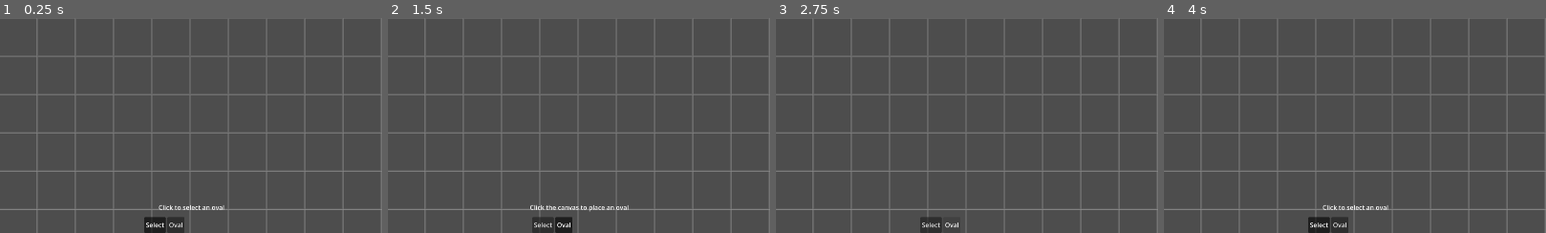
Above: before the commit, frames 1-4 (left to right).
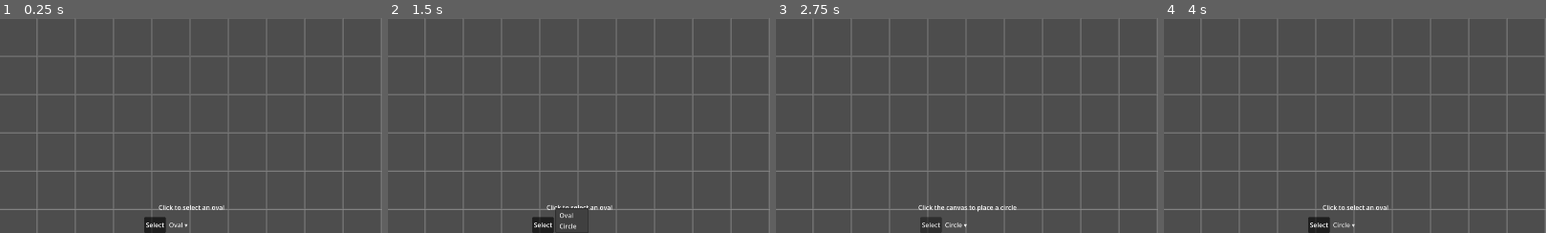
Above: after the commit, the same moments.

Repository: lanternRaft/the-organizer-godot
Game: Godot game, scene res://scenes/main/Main.tscn
Same seed, same stepped clock (60 frames per second), same inputs: the game is played once before the commit and once after it.
Inputs (mouse positions are % of the whole screen's width and height, from its top left):
- Up to frame 1 (0.25 s): no input
- Up to frame 2 (1.5 s): click "☰" at 0.5 s; click (48, 98) at 1.25 s, where only the run before the commit has a clickable "Oval"
- Up to frame 3 (2.75 s): click (48, 98) at 2 s, where only the run after the commit has a clickable "Oval ▾"
- Up to frame 4 (4 s): click (49, 98) at 2.75 s, where only the run after the commit has a clickable "Circle ▾"; click "Select" at 3.5 s
The pictures show only the part of the screen within x 25-75%, y 50-100%; the shares and areas given below are measured in that part.

The runs differ from the first frame. In frame 1, 0.3% of the frame differs, in the area x 43-49%, y 92-100%; in frame 2, 0.8%, in the area x 37-63%, y 87-100%; in frame 3, 0.4%; in frame 4, 0.3%.

Commit message:
Circle added

Diff:
--- a/scenes/main/Main.gd
+++ b/scenes/main/Main.gd
@@ -5,8 +5,11 @@
 ## Preload LabelShape scene for instantiation.
 const LABEL_SHAPE_SCENE: PackedScene = preload("res://scenes/tools/label_shape/label_shape.tscn")
 
-## Whether oval-placement mode is currently active.
-var oval_mode_active: bool = false
+## Whether shape-placement mode is currently active.
+var shape_tool_active: bool = false
+
+## Current shape sub-mode: "oval" or "circle".
+var shape_sub_mode: String = "oval"
 
 ## Whether select mode is currently active.
 var select_mode_active: bool = false
@@ -29,7 +32,6 @@
 @onready var element_layer: Node2D = %ElementLayer
 @onready var info_bar: Label = %InfoBar
 @onready var canvas: Node2D = %Canvas
-@onready var oval_button: Button = $UI/Toolbar/HBox/OvalButton
 @onready var select_button: Button = $UI/Toolbar/HBox/SelectButton
 @onready var click_handler: Node = $ClickHandler
 @onready var confirm_dialog: AcceptDialog = $UI/ConfirmDialog
@@ -67,8 +69,8 @@
 	## Handle Escape to deactivate Oval mode or clear selection.
 	## Keyboard-only — all pointer input is handled by ClickHandler.
 	if event.is_action_pressed("ui_cancel"):
-		if oval_mode_active:
-			deactivate_oval_mode()
+		if shape_tool_active:
+			deactivate_shape_mode()
 			get_viewport().set_input_as_handled()
 			return
 		if select_mode_active and not selected_set.is_empty():
@@ -119,52 +121,52 @@
 	clear_all_elements()
 
 
-## Creates a new oval at the given world position and parents it to ElementLayer.
-## After placement, auto-switches to Select mode and selects the new oval.
-func place_oval(pos: Vector2) -> void:
+## Creates a new shape at the given world position and parents it to ElementLayer.
+## The shape's sub-mode (oval or circle) is determined by the current shape_sub_mode.
+## After placement, auto-switches to Select mode and selects the new shape.
+func place_shape(world_pos: Vector2) -> void:
 	var shape: LabelShape = LABEL_SHAPE_SCENE.instantiate() as LabelShape
-	shape.position = pos
+	shape.position = world_pos
+	shape.shape_mode = shape_sub_mode
 	element_layer.add_child(shape)
 	last_placed = shape
 
 	# Connect the click signal for selection.
 	shape.clicked.connect(_on_shape_clicked)
 	# Auto-switch to Select mode and select the new shape.
-	deactivate_oval_mode()
+	deactivate_shape_mode()
 	activate_select_mode()
 	select_shape(shape, false)
 	set_primary_selection(shape)
 
 
-## Activates oval-placement mode. Deactivates Select mode if active.
-func activate_oval_mode() -> void:
+## Activates shape-placement mode with the given sub-mode. Deactivates Select mode if active.
+func activate_shape_mode(sub_mode: String) -> void:
 	if select_mode_active:
 		deactivate_select_mode()
 
-	oval_mode_active = true
+	shape_tool_active = true
+	shape_sub_mode = sub_mode
 	Input.set_default_cursor_shape(Input.CURSOR_CROSS)
-	oval_button.button_pressed = true
 	select_button.button_pressed = false
 	update_info_bar()
 
 
-## Deactivates oval-placement mode and returns to neutral state.
-func deactivate_oval_mode() -> void:
-	oval_mode_active = false
+## Deactivates shape-placement mode and returns to neutral state.
+func deactivate_shape_mode() -> void:
+	shape_tool_active = false
 	Input.set_default_cursor_shape(Input.CURSOR_ARROW)
-	oval_button.button_pressed = false
-	update_info_bar()
-
-
-## Activates Select mode. Deactivates Oval mode if active.
+	update_info_bar()
+
+
+## Activates Select mode. Deactivates Shape mode if active.
 func activate_select_mode() -> void:
-	if oval_mode_active:
-		deactivate_oval_mode()
+	if shape_tool_active:
+		deactivate_shape_mode()
 
 	select_mode_active = true
 	Input.set_default_cursor_shape(Input.CURSOR_ARROW)
 	select_button.button_pressed = true
-	oval_button.button_pressed = false
 	update_info_bar()
 
 
@@ -177,12 +179,9 @@
 	update_info_bar()
 
 
-## Toggles Oval mode on/off. Connected to Toolbar's signal.
-func _on_oval_mode_toggled(active: bool) -> void:
-	if active:
-		activate_oval_mode()
-	else:
-		deactivate_oval_mode()
+## Toggles Shape mode on/off with the given sub-mode. Connected to Toolbar's signal.
+func _on_shape_sub_mode_changed(sub_mode: String) -> void:
+	activate_shape_mode(sub_mode)
 
 
 ## Toggles Select mode on/off. Connected to Toolbar's signal.
@@ -196,8 +195,8 @@
 ## Called by ClickHandler when a pointer-down lands on empty canvas.
 ## Routes to the appropriate mode action (placement, selection clear).
 func _on_empty_canvas_clicked(world_pos: Vector2) -> void:
-	if oval_mode_active:
-		place_oval(world_pos)
+	if shape_tool_active:
+		place_shape(world_pos)
 	elif select_mode_active and not Input.is_key_pressed(KEY_SHIFT):
 		clear_selection()
 
@@ -272,8 +271,9 @@
 		var pct: int = roundi(current_zoom * 100.0)
 		zoom_suffix = "   |   Zoom: %d%%" % pct
 
-	if oval_mode_active:
-		info_bar.text = "Click the canvas to place an oval" + zoom_suffix
+	if shape_tool_active:
+		var hint: String = "oval" if shape_sub_mode == "oval" else "circle"
+		info_bar.text = "Click the canvas to place a %s" % hint + zoom_suffix
 	elif select_mode_active and not selected_set.is_empty():
 		info_bar.text = "Drag handles to resize" + zoom_suffix
 	elif select_mode_active:
--- a/scenes/main/Main.tscn
+++ b/scenes/main/Main.tscn
@@ -80,5 +80,5 @@
 
 [connection signal="clear_requested" from="UI/HamburgerMenu" to="." method="_on_hamburger_clear_requested"]
 [connection signal="confirmed" from="UI/ConfirmDialog" to="." method="_on_confirm_dialog_confirmed"]
-[connection signal="oval_mode_toggled" from="UI/Toolbar" to="." method="_on_oval_mode_toggled"]
+[connection signal="shape_sub_mode_changed" from="UI/Toolbar" to="." method="_on_shape_sub_mode_changed"]
 [connection signal="select_mode_toggled" from="UI/Toolbar" to="." method="_on_select_mode_toggled"]
--- a/scenes/tools/label_shape/label_shape.gd
+++ b/scenes/tools/label_shape/label_shape.gd
@@ -7,6 +7,20 @@
 ## Emitted when the oval is clicked in Select mode.
 ## Emitted from handle_click before drag-begin is evaluated.
 signal clicked(input_event: InputEvent, shape: Node)
+
+## Shape sub-mode: "oval" or "circle". When set to "circle", rx and ry are
+## constrained to equal dimensions. Mode conversion snaps dimensions:
+## oval → circle uses max(rx, ry); circle → oval keeps rx and resets ry=50.
+@export var shape_mode: String = "oval":
+	set(value):
+		shape_mode = value
+		if value == "circle":
+			var new_r: float = max(rx, ry)
+			rx = new_r
+			ry = new_r
+		elif value == "oval":
+			ry = 50.0
+
 
 @export var rx: float = 80.0:
 	set(value):
@@ -166,16 +180,24 @@
 				new_rx = snapped(-local_pos.x, 10.0)
 				new_ry = snapped(-local_pos.y, 10.0)
 
+		# In circle mode, constrain both dimensions to the dominant axis.
+		if shape_mode == "circle":
+			var dominant: float = max(new_rx, new_ry)
+			new_rx = dominant
+			new_ry = dominant
+
 		rx = clamp(new_rx, 20.0, 500.0)
 		ry = clamp(new_ry, 20.0, 500.0)
 
 	elif _drag_mode == "body":
 		var delta: Vector2 = world_pos - _drag_start_world
-		position = (_drag_start_position + delta).snapped(Vector2(10.0, 10.0))
+		position = _drag_start_position + delta
 
 
 ## Called by ClickHandler on pointer up while drag is active.
 func handle_drag_end(_event: Dictionary) -> void:
+	if _drag_mode == "body":
+		position = position.snapped(Vector2(20.0, 20.0))
 	_drag_mode = ""
 	_dragging_handle = ""
 	queue_redraw()
--- a/scenes/tools/toolbar.gd
+++ b/scenes/tools/toolbar.gd
@@ -3,16 +3,49 @@
 ## Bottom-center toolbar with tool buttons.
 ## Emits signals to Main.gd when tool modes change.
 
-signal oval_mode_toggled(active: bool)
+signal shape_sub_mode_changed(sub_mode: String)
 signal select_mode_toggled(active: bool)
 
-@onready var oval_button: Button = %OvalButton
+@onready var shape_menu_button: MenuButton = %ShapeMenuButton
 @onready var select_button: Button = %SelectButton
 
+## Shape sub-mode tracking and labels.
+const SHAPE_SUB_MODES: Array[String] = ["oval", "circle"]
+const SHAPE_LABELS: Dictionary = {
+	"oval": "Oval",
+	"circle": "Circle"
+}
 
-## Forward the button toggle state to Main via signal.
-func _on_oval_button_toggled(toggled_on: bool) -> void:
-	oval_mode_toggled.emit(toggled_on)
+## Currently selected shape sub-mode ("oval" or "circle").
+var current_shape_sub_mode: String = "oval"
+
+
+func _ready() -> void:
+	_setup_shape_menu()
+	_update_shape_button_label()
+
+
+## Configures the MenuButton's popup with Oval and Circle items.
+func _setup_shape_menu() -> void:
+	var popup: PopupMenu = shape_menu_button.get_popup()
+	popup.clear()
+	popup.add_item("Oval", 0)
+	popup.add_item("Circle", 1)
+	popup.id_pressed.connect(_on_shape_menu_item_selected)
+
+
+## Handles selection from the shape dropdown menu.
+## Updates the button label and emits the new sub-mode.
+func _on_shape_menu_item_selected(id: int) -> void:
+	if id >= 0 and id < SHAPE_SUB_MODES.size():
+		current_shape_sub_mode = SHAPE_SUB_MODES[id]
+		_update_shape_button_label()
+		shape_sub_mode_changed.emit(current_shape_sub_mode)
+
+
+## Updates the MenuButton text to show current sub-mode with dropdown indicator.
+func _update_shape_button_label() -> void:
+	shape_menu_button.text = SHAPE_LABELS[current_shape_sub_mode] + " ▾"
 
 
 ## Forward the button toggle state to Main via signal.
--- a/scenes/tools/toolbar.tscn
+++ b/scenes/tools/toolbar.tscn
@@ -30,11 +30,9 @@
 text = "Select"
 toggle_mode = true
 
-[node name="OvalButton" type="Button" parent="HBox"]
+[node name="ShapeMenuButton" type="MenuButton" parent="HBox"]
 unique_name_in_owner = true
 layout_mode = 2
-text = "Oval"
-toggle_mode = true
+text = "Oval ▾"
 
 [connection signal="toggled" from="HBox/SelectButton" to="." method="_on_select_button_toggled"]
-[connection signal="toggled" from="HBox/OvalButton" to="." method="_on_oval_button_toggled"]
Not shown, changed: docs/elements.md
Not shown, changed: docs/overview.md
